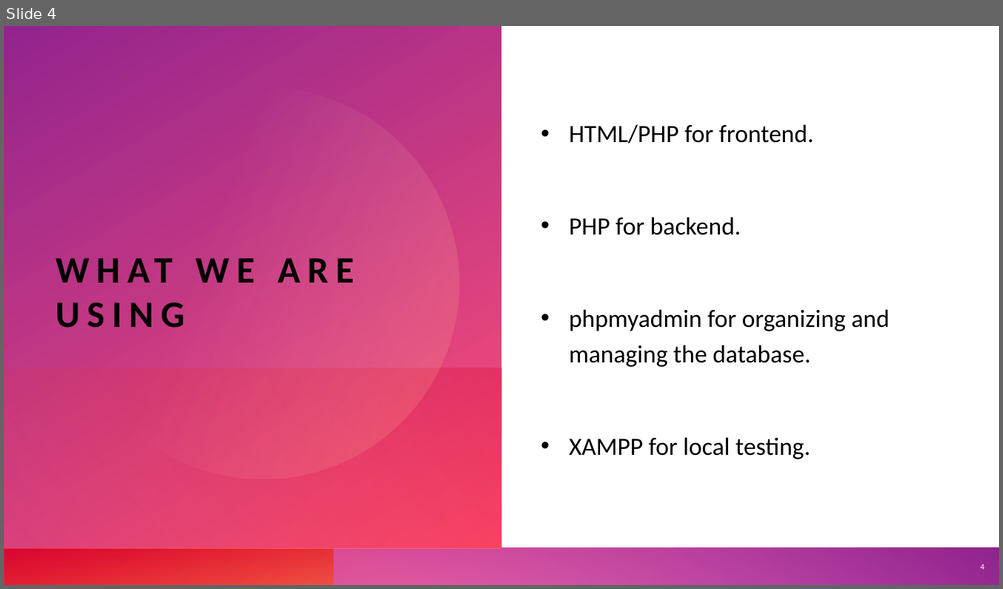
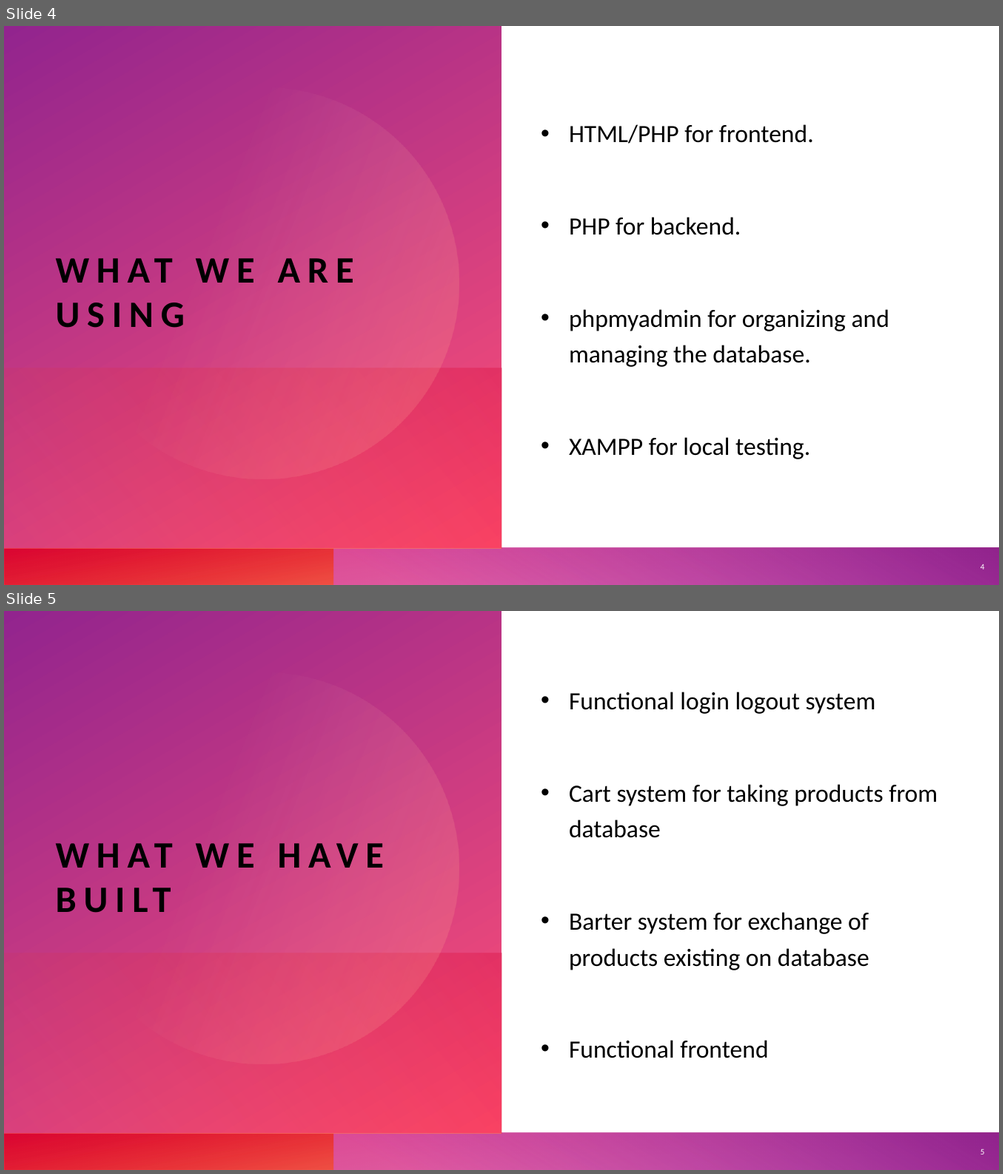
Before and after one commit to cart7982/CaravanSeraiCS360, a slide deck: CaravanSeraiCS360/Presentations/Caravanserai.pptx. Shown one above the other, each under a label of ours: slide 4 before the commit, slides 4 and 5 after it. The pictures are 1003x589 and 1003x1174 pixels, drawn with LibreOffice and Linux fonts; fonts in the diff are those of the drawing. Boxes give left, top, right and bottom in pixels: in the first picture for what was removed or moved away, otherwise in the second. Text is boxed around its words. In the diff, an @@ line names an element or a change of style, - is before the commit and + after.

Commit message:
Introduced groups for shared product pools

```diff
--- a/CaravanSeraiCS360/Presentations/Caravanserai.pptx
+++ b/CaravanSeraiCS360/Presentations/Caravanserai.pptx
@@ slide 5 added at [4,611,999,1170], background #FFFFFF; not listed: 8 template elements that a slide beside it also shows @@
@@ title added at [56,618,477,920], 36 pt, text #000000, bold @@
+WHAT WE HAVE BUILT
@@ text added at [569,692,937,1059], 24 pt, text #000000 @@
+• Functional login logout system
+• Cart system for taking products from database
+• Barter system for exchange of products existing on database
+• Functional frontend
@@ page number added at [980,1150,984,1155], 8 pt, text #FFFFFF @@
+5
```
Also in this commit, not shown: 2 slides changed, 1 other slide added, 1 slide removed, 8 other files.
